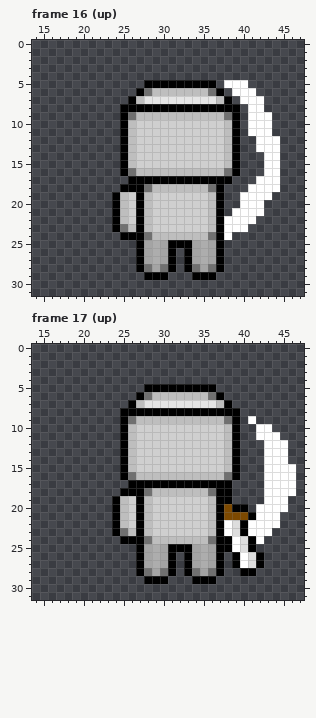
Pixel-art file, stored at aseprite/chars/enemy/attack.aseprite. Above: the version before the commit.
64x32 pixels, 18 frames. Shown: frame 16 (up): x 14..47, y 0..31; frame 17 (up): x 14..47, y 0..31. The commit also changed other frames, which this record leaves out.
The result:
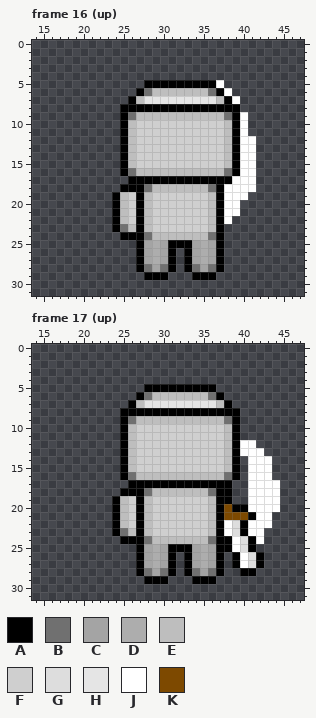
Palette (. is transparent): A #000000  B #707070  C #a4a4a4  D #adadad  E #bebebe  F #cfcfcf  G #dddddd  H #e5e5e5  J #ffffff  K #7d4900
The commit says: updated all attacks
Change:
--- frame 16 (up)
@@ x 35..46 @@
  4 ............
- 5 AA.JJJ......
- 6 EBA.JJJ.....
- 7 HHEA.JJJ....
- 8 AAAAA.JJ....
- 9 EEEBA.JJJ...
-10 FFFEA.JJJ...
-11 FFFEA.JJJ...
-12 FFFEA..JJJ..
-13 FFFEA..JJJ..
-14 FFFEA...JJ..
-15 FFFEA...JJ..
-16 EEEBA...JJ..
-17 AAAA...JJJ..
-18 EBA...JJJJ..
-19 FEA..JJJJ...
-20 FEA..JJJ....
-21 FEA.JJJJ....
-22 FEAJJJJ.....
-23 FEAJJJ......
-24 EBAJ........
+ 5 AAJ.........
+ 6 EBAJ........
+ 7 HHEAJ.......
+ 8 AAAAA.......
+ 9 EEEBAJ......
+10 FFFEAJ......
+11 FFFEAJ......
+12 FFFEAJJ.....
+13 FFFEAJJ.....
+14 FFFEAJJ.....
+15 FFFEAJJ.....
+16 EEEBAJJ.....
+17 AAAAJJJ.....
+18 EBAJJJJ.....
+19 FEAJJJ......
+20 FEAJJ.......
+21 FEAJJ.......
+22 FEAJ........
+23 FEA.........
+24 EBA.........
 25 DCA.........
--- frame 17 (up)
@@ x 38..47 @@
  8 AA........
- 9 BA.J......
-10 EA..JJ....
-11 EA..JJJ...
-12 EA...JJJ..
-13 EA...JJJ..
-14 EA...JJJ..
-15 EA...JJJJ.
-16 BA...JJJJ.
-17 A....JJJJ.
-18 A....JJJJ.
-19 A....JJJ..
-20 KAA.JJJJ..
-21 KKKAJJJ...
-22 JGAJJJJ...
-23 JGAJJJ....
+ 9 BA........
+10 EA........
+11 EA........
+12 EAJJ......
+13 EAJJJ.....
+14 EA.JJJ....
+15 EA.JJJ....
+16 BA.JJJ....
+17 A..JJJJ...
+18 A..JJJJ...
+19 A..JJJJ...
+20 KAAJJJJ...
+21 KKKAJJ....
+22 JGAJJJ....
+23 JGAJJ.....
 24 AJGAJ.....
Pixel boxes of the changes (left, top, right, bottom) in both pictures:
changed: (216, 80, 280, 240)
changed: (240, 416, 296, 536)
